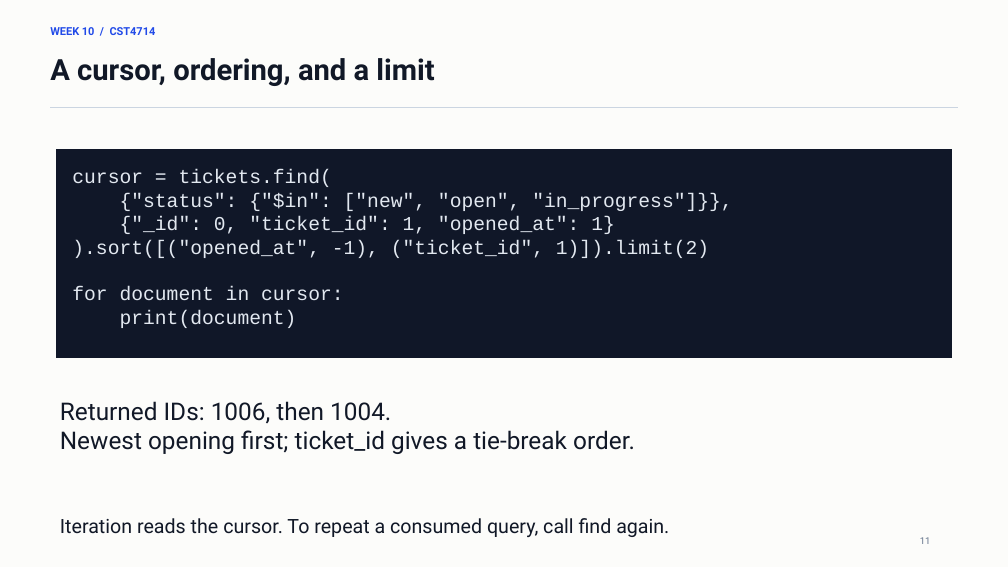
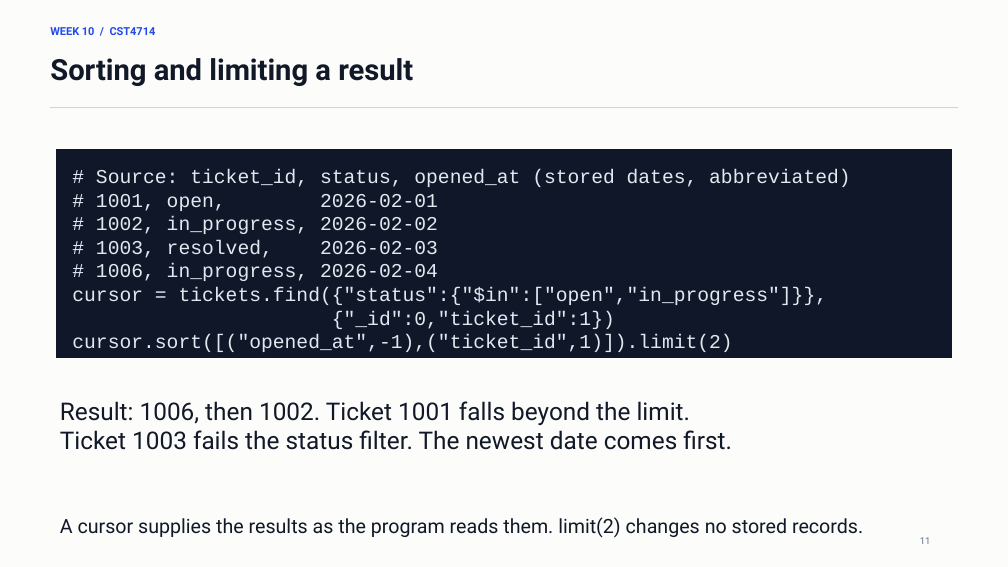
Before and after one commit to lolusername/CST4714_DB_admin, a slide deck: slide 11 of week_10/week_10_mql_document_modeling.pptx. Drawn at 1008x567 pixels with LibreOffice and Linux fonts; fonts in the diff are those of the drawing. Boxes give left, top, right and bottom in pixels: in the first picture for what was removed or moved away, otherwise in the second. Text is boxed around its words. In the diff, an @@ line names an element or a change of style, - is before the commit and + after.

```diff
--- a/week_10/week_10_mql_document_modeling.pptx
+++ b/week_10/week_10_mql_document_modeling.pptx
@@ text at (50, 58, 413, 86): text changed @@
-A cursor, ordering, and a limit
+Sorting and limiting a result
@@ text at (72, 169, 850, 352): text changed @@
-cursor = tickets.find(
-{"status": {"$in": ["new", "open", "in_progress"]}},
-{"_id": 0, "ticket_id": 1, "opened_at": 1}
-).sort([("opened_at", -1), ("ticket_id", 1)]).limit(2)
-for document in cursor:
-print(document)
+# Source: ticket_id, status, opened_at (stored dates, abbreviated)
+# 1001, open, 2026-02-01
+# 1002, in_progress, 2026-02-02
+# 1003, resolved, 2026-02-03
+# 1006, in_progress, 2026-02-04
+cursor = tickets.find({"status":{"$in":["open","in_progress"]}},
+{"_id":0,"ticket_id":1})
+cursor.sort([("opened_at",-1),("ticket_id",1)]).limit(2)
@@ text at (60, 401, 732, 450): text changed @@
-Returned IDs: 1006, then 1004.
-Newest opening first; ticket_id gives a tie-break order.
+Result: 1006, then 1002. Ticket 1001 falls beyond the limit.
+Ticket 1003 fails the status filter. The newest date comes first.
@@ text at (60, 517, 863, 538): text changed @@
-Iteration reads the cursor. To repeat a consumed query, call find again.
+A cursor supplies the results as the program reads them. limit(2) changes no stored records.
```
Also in this commit, not shown: 27 other slides changed, 4 other files.
